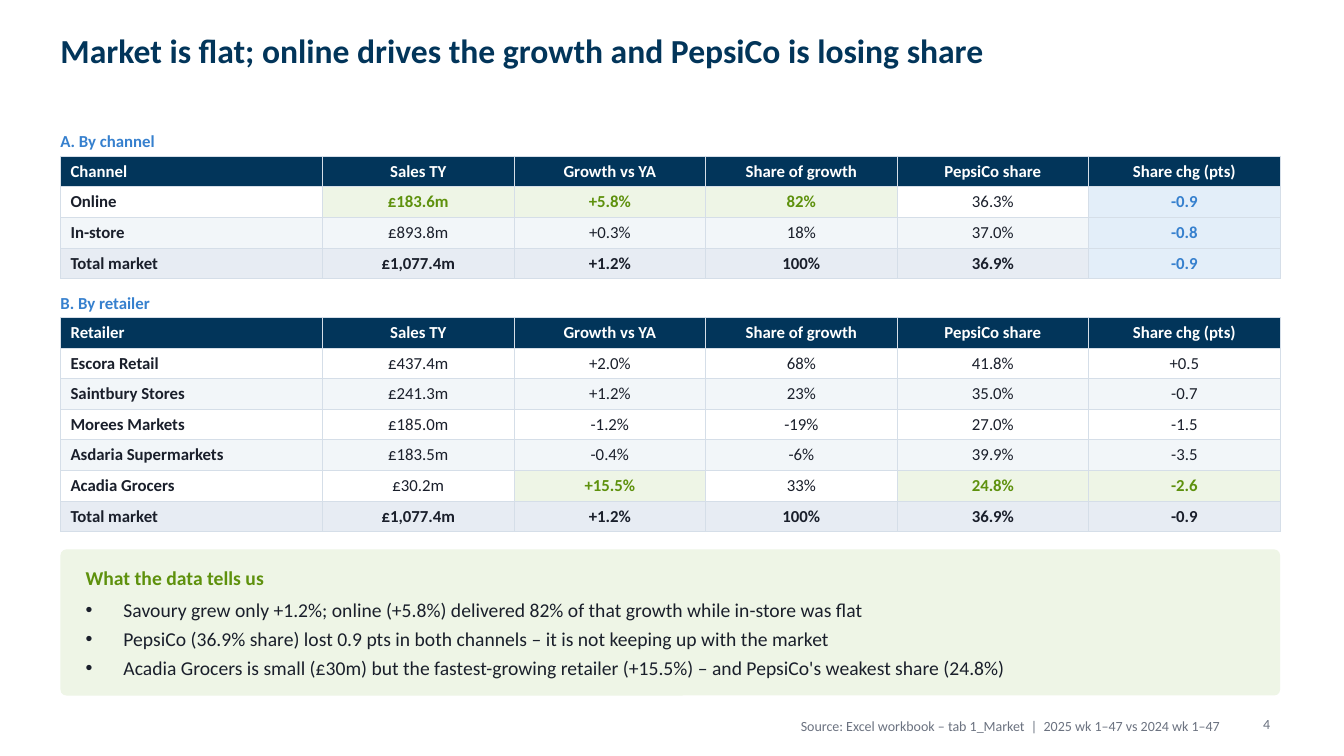
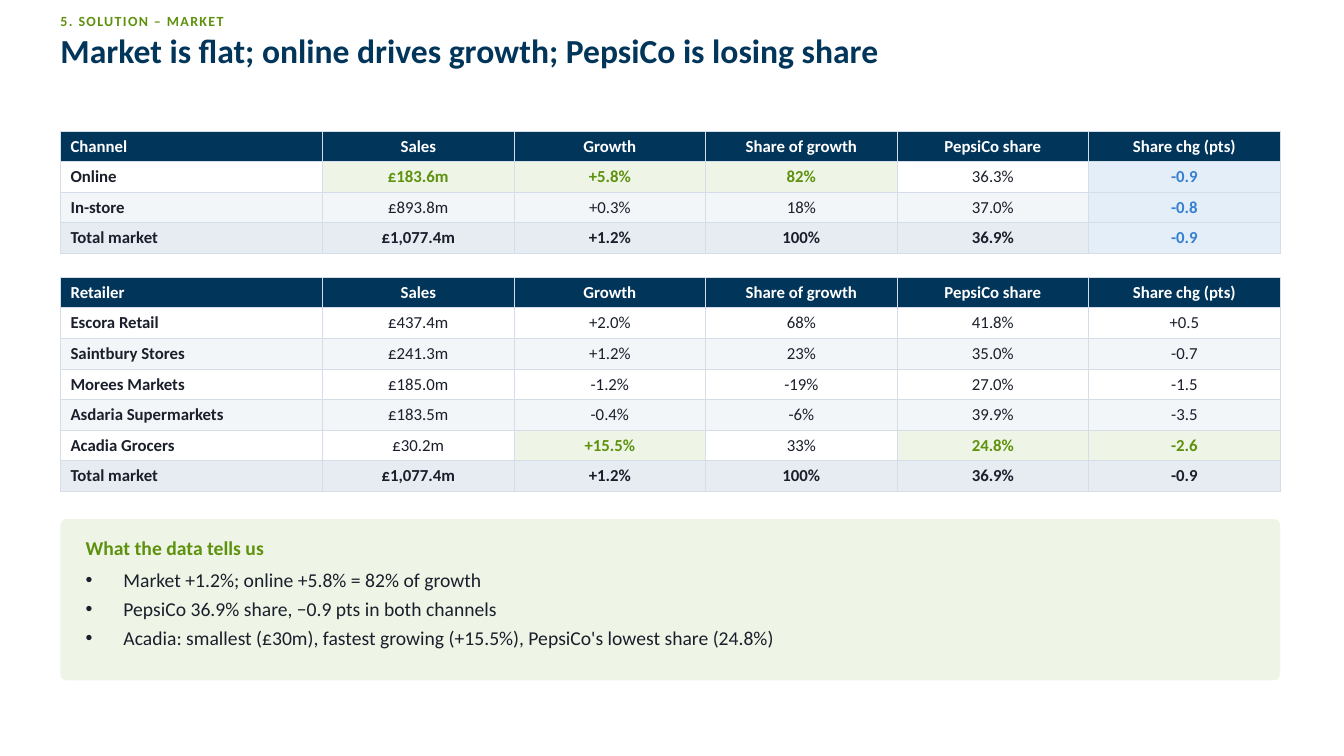
Before and after one commit to harshjunekumar/test-sample, a slide deck: slide 6 of case_study/PepsiCo_Savoury_Case_Study_Deck.pptx (slide 4 before the commit). Drawn at 1344x756 pixels with LibreOffice and Linux fonts; fonts in the diff are those of the drawing. Boxes give left, top, right and bottom in pixels: in the first picture for what was removed or moved away, otherwise in the second. Text is boxed around its words. In the diff, an @@ line names an element or a change of style, - is before the commit and + after.

```diff
--- a/case_study/PepsiCo_Savoury_Case_Study_Deck.pptx
+++ b/case_study/PepsiCo_Savoury_Case_Study_Deck.pptx
@@ text added at (x1=60, y1=17, x2=224, y2=26), 10 pt, text #5E910D, bold @@
+5. SOLUTION – MARKET
@@ title at (x1=60, y1=39, x2=878, y2=69): text changed @@
-Market is flat; online drives the growth and PepsiCo is losing share
+Market is flat; online drives growth; PepsiCo is losing share
@@ table at (x1=60, y1=131, x2=1280, y2=249) @@
-row 1, column 2: Sales TY
+row 1, column 2: Sales
-row 1, column 3: Growth vs YA
+row 1, column 3: Growth
@@ table moved from (x1=60, y1=156, x2=1280, y2=275) to (x1=60, y1=131, x2=1280, y2=249) @@
@@ text removed at (x1=60, y1=135, x2=155, y2=150) @@
-A. By channel
@@ table at (x1=60, y1=277, x2=1280, y2=487) @@
-row 1, column 2: Sales TY
+row 1, column 2: Sales
-row 1, column 3: Growth vs YA
+row 1, column 3: Growth
@@ table moved from (x1=60, y1=318, x2=1280, y2=528) to (x1=60, y1=277, x2=1280, y2=487) @@
@@ text removed at (x1=60, y1=297, x2=150, y2=312) @@
-B. By retailer
@@ rounded rectangle resized from (x1=60, y1=549, x2=1280, y2=696) to (x1=60, y1=519, x2=1280, y2=681) @@
@@ rounded rectangle at (x1=60, y1=519, x2=1280, y2=681): proportions changed @@
@@ text "What the data tells us" moved from (x1=86, y1=571, x2=263, y2=585) to (x1=86, y1=541, x2=263, y2=555) @@
@@ text at (x1=123, y1=573, x2=774, y2=649): text changed @@
-• Savoury grew only +1.2%; online (+5.8%) delivered 82% of that growth while in-store was flat
-• PepsiCo (36.9% share) lost 0.9 pts in both channels – it is not keeping up with the market
-• Acadia Grocers is small (£30m) but the fastest-growing retailer (+15.5%) – and PepsiCo's weakest share (24.8%)
+• Market +1.2%; online +5.8% = 82% of growth
+• PepsiCo 36.9% share, −0.9 pts in both channels
+• Acadia: smallest (£30m), fastest growing (+15.5%), PepsiCo's lowest share (24.8%)
@@ text removed at (x1=801, y1=721, x2=1220, y2=733) @@
-Source: Excel workbook – tab 1_Market | 2025 wk 1–47 vs 2024 wk 1–47
@@ page number removed at (x1=1263, y1=720, x2=1270, y2=729) @@
-4
```
Also in this commit, not shown: 5 other slides changed, 5 slides added, 5 slides removed.
